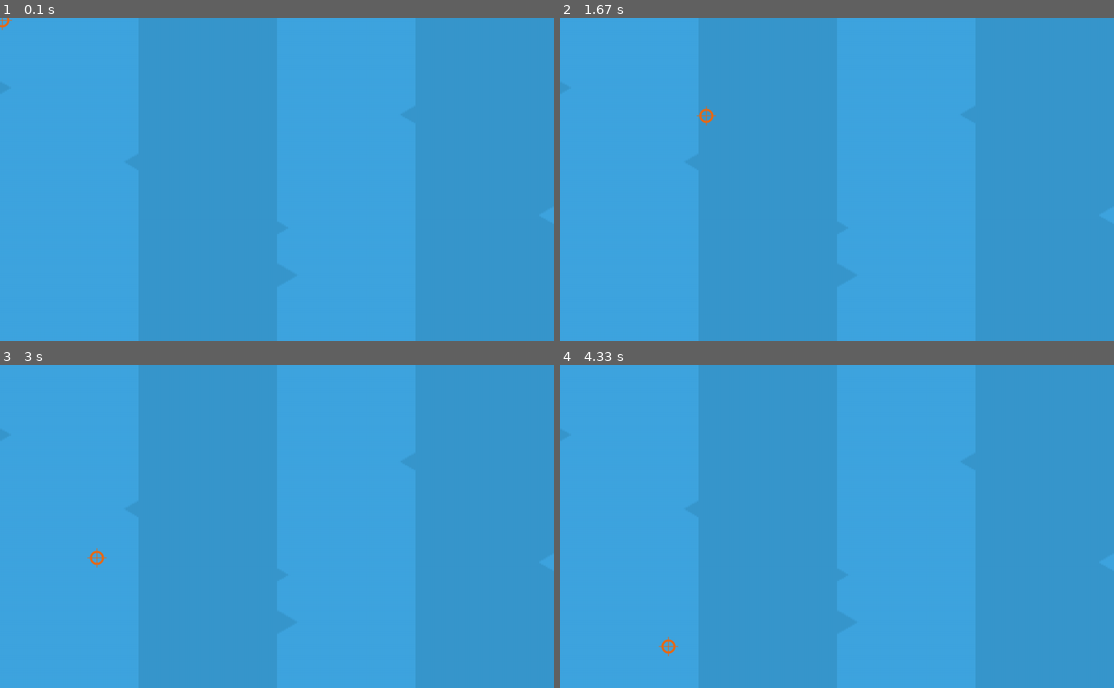
Above: before the commit, frames 1-4 (two rows, left to right).
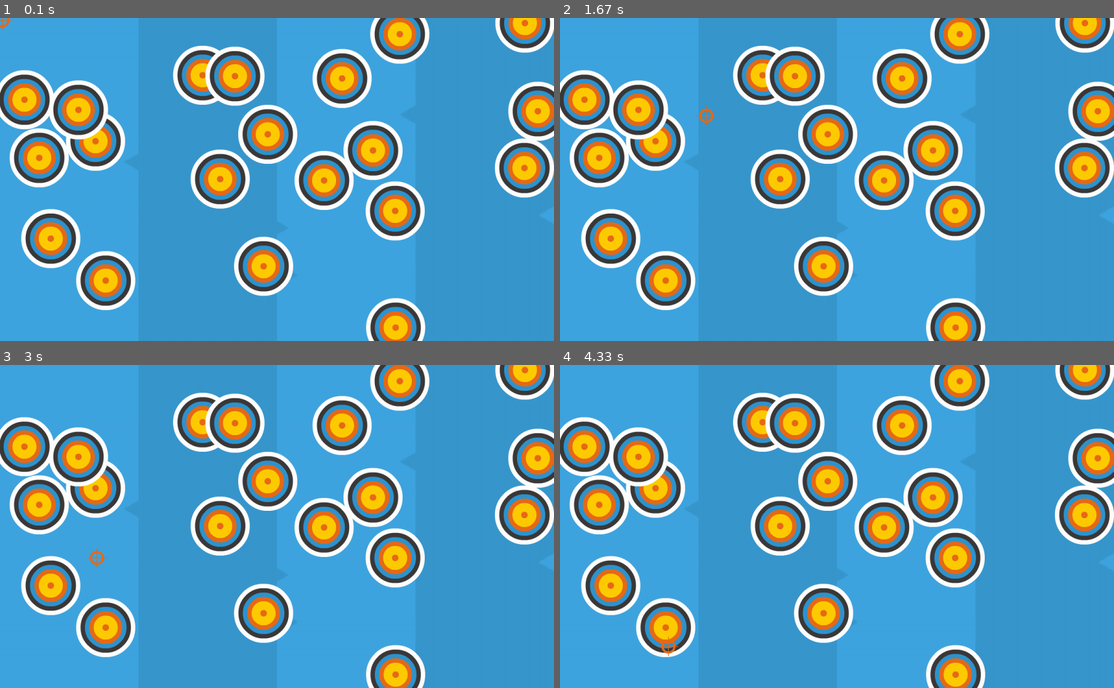
Above: after the commit, the same moments.

Repository: miroslavsavel/pygame_training
Game: pygame game, started from shooter.py
Same seed, same stepped clock (60 frames per second), same inputs: the game is played once before the commit and once after it.
Inputs (mouse positions are in pixels of both pictures, inside the frame that each line leads up to):
- Up to frame 1 (0.1 s): no input
- Up to frame 2 (1.67 s): click (837, 179) at 0.38 s; click (892, 250) at 0.72 s; click (1041, 292) at 1.05 s; click (704, 114) at 1.38 s
- Up to frame 3 (3 s): click (277, 565) at 1.72 s; click (199, 458) at 2.05 s; click (470, 610) at 2.38 s; click (94, 558) at 2.72 s
- Up to frame 4 (4.33 s): click (676, 465) at 3.05 s; click (704, 581) at 3.38 s; click (1036, 600) at 3.72 s; click (670, 646) at 4.05 s

The runs differ from the first frame. In frame 1, 24% of the frame differs, in the area x 0-100%, y 0-100%; in frame 2, 24%; in frame 3, 24%; in frame 4, 24%.

Commit message:
random 20 targets added

Diff:
--- a/main.py
+++ b/shooter.py
@@ -1,3 +1,5 @@
+import random
+
 import pygame, sys
 
 class Crosshair(pygame.sprite.Sprite):
@@ -14,6 +16,12 @@
         # method predefined in originla Sprite class
         self.rect.center = pygame.mouse.get_pos()
 
+class Target(pygame.sprite.Sprite):
+    def __init__(self, picture_path, pos_x, pos_y):
+        super().__init__()
+        self.image = pygame.image.load(picture_path)
+        self.rect = self.image.get_rect()
+        self.rect.center = [pos_x, pos_y]
 
 #Pygame setup
 pygame.init()
@@ -30,6 +38,13 @@
 crosshair_group = pygame.sprite.Group()
 crosshair_group.add(crosshair)
 
+#Target
+target_group = pygame.sprite.Group()
+for target in range(20):
+    #create new target in random position
+    new_target = Target("./resources/images/target_colored.png", random.randrange(0, screen_width), random.randrange(0, screen_height))
+    target_group.add(new_target)
+
 while True:
     for event in pygame.event.get():
         if event.type == pygame.QUIT:
@@ -40,6 +55,7 @@
 
     pygame.display.flip()
     screen.blit(background,(0,0))
+    target_group.draw(screen)
     crosshair_group.draw(screen)
     crosshair_group.update()
     clock.tick(60)
Binary file added: resources/images/target_colored.png
